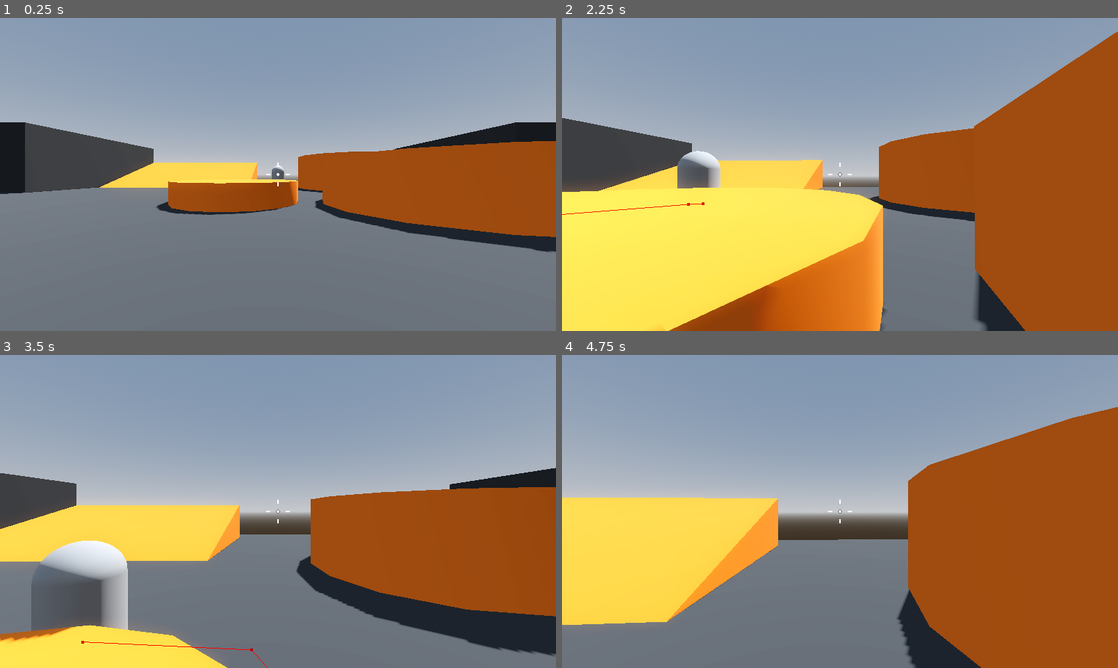
Above: before the commit, frames 1-4 (two rows, left to right).
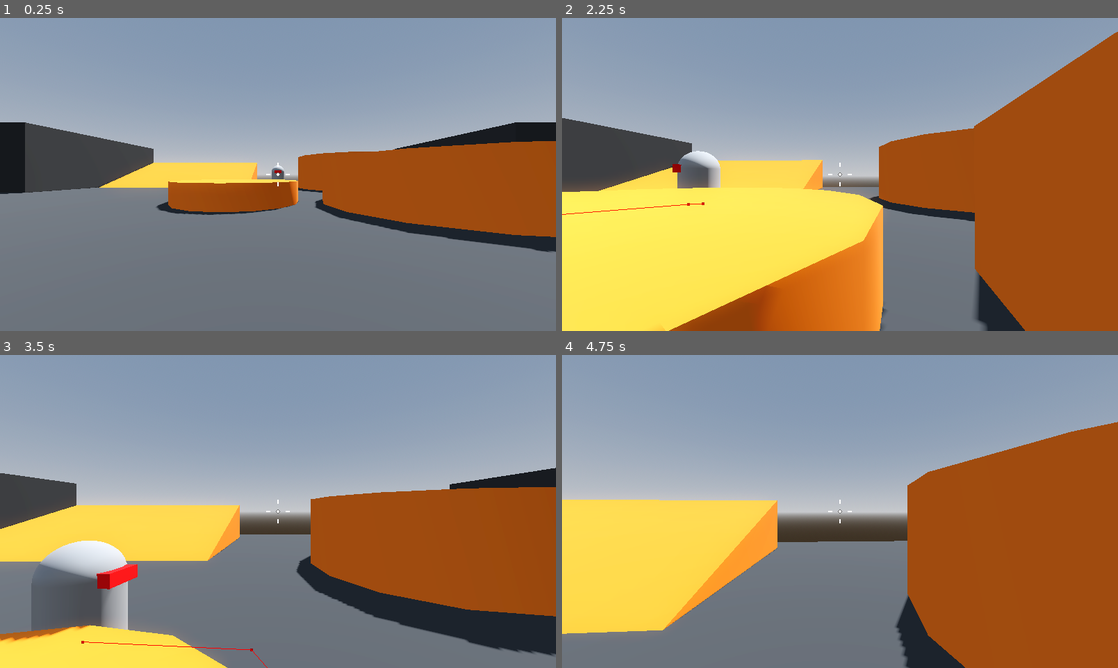
Above: after the commit, the same moments.

Repository: BlizniukDM/robo-rampage
Game: Godot game, scene res://levels/sand_box.tscn
Two runs of this game, one before a commit and one after it. Both use one fixed random seed, a clock stepped at 60 frames per second and the inputs below.
Inputs (mouse positions are in pixels of both pictures, inside the frame that each line leads up to):
- Up to frame 1 (0.25 s): no input
- Up to frame 2 (2.25 s): tap Enter at 0.5 s; move the mouse to (834, 180) at 0.52 s; hold W (forward) from 0.53 s (still down); tap Space (jump) at 0.77, 1.52 s; move the mouse to (878, 177) at 1.27 s; move the mouse to (795, 171) at 2.02 s
- Up to frame 3 (3.5 s): move the mouse to (283, 511) at 2.77 s; release W (forward) at 2.78 s; hold A (left) from 2.78 s (still down); tap Space (jump) at 3.02 s
- Up to frame 4 (4.75 s): move the mouse to (817, 505) at 3.52 s; release A (left) at 3.53 s; hold W (forward) from 3.53 s (still down); tap Space (jump) at 3.77, 4.52 s; move the mouse to (867, 511) at 4.27 s

The runs differ from the first frame. In frame 1, less than 0.1% of the frame differs, in the area x 49-51%, y 48-50%; in frame 2, less than 0.1%; in frame 3, 0.4%; in frame 4, 3.3%, in the area x 0-100%, y 16-100%.

Commit message:
Enemy attacks

Diff:
--- a/enemy/enemy.gd
+++ b/enemy/enemy.gd
@@ -5,7 +5,11 @@
 const JUMP_VELOCITY = 4.5
 
 
+@export var attack_range : float
+
+
 @onready var navigation_agent_3d: NavigationAgent3D = $NavigationAgent3D
+@onready var animation_player: AnimationPlayer = $AnimationPlayer
 
 
 var player : CharacterBody3D
@@ -23,6 +27,7 @@
 
 func _process(_delta: float) -> void:
     if provoked:
+
         navigation_agent_3d.target_position = player.global_position
 
 
@@ -37,7 +42,13 @@
     if distance <= aggro_range:
         provoked = true
 
+    if provoked:
+        if distance <= attack_range:
+            animation_player.play("attack")
+
+
     if direction:
+        look_at_target(direction)
         velocity.x = direction.x * SPEED
         velocity.z = direction.z * SPEED
     else:
@@ -45,3 +56,13 @@
         velocity.z = move_toward(velocity.z, 0, SPEED)
 
     move_and_slide()
+
+
+func look_at_target(direction : Vector3) -> void:
+    var adjusted_direction = direction
+    adjusted_direction.y = 0
+    look_at(global_position + adjusted_direction, Vector3.UP, true)
+
+
+func attack() -> void:
+    print("Attack!")
--- a/enemy/enemy.tscn
+++ b/enemy/enemy.tscn
@@ -6,8 +6,114 @@
 
 [sub_resource type="CapsuleShape3D" id="CapsuleShape3D_hosrs"]
 
+[sub_resource type="StandardMaterial3D" id="StandardMaterial3D_dihb1"]
+albedo_color = Color(1, 0, 0, 1)
+
+[sub_resource type="BoxMesh" id="BoxMesh_ciutg"]
+size = Vector3(0.5, 0.2, 0.2)
+
+[sub_resource type="Animation" id="Animation_o0xg3"]
+resource_name = "attack"
+length = 0.5
+tracks/0/type = "value"
+tracks/0/imported = false
+tracks/0/enabled = true
+tracks/0/path = NodePath("MeshInstance3D2:position")
+tracks/0/interp = 1
+tracks/0/loop_wrap = true
+tracks/0/keys = {
+"times": PackedFloat32Array(0, 0.2, 0.5),
+"transitions": PackedFloat32Array(-2, -2, -2),
+"update": 0,
+"values": [Vector3(2.08165e-12, 0.5, 0.5), Vector3(2.08165e-12, 0.5, 0.6), Vector3(2.08165e-12, 0.5, 0.5)]
+}
+tracks/1/type = "value"
+tracks/1/imported = false
+tracks/1/enabled = true
+tracks/1/path = NodePath("MeshInstance3D2:scale")
+tracks/1/interp = 1
+tracks/1/loop_wrap = true
+tracks/1/keys = {
+"times": PackedFloat32Array(0, 0.2, 0.5),
+"transitions": PackedFloat32Array(-2, -2, -2),
+"update": 0,
+"values": [Vector3(1, 1, 1), Vector3(2, 2, 2), Vector3(1, 1, 1)]
+}
+tracks/2/type = "value"
+tracks/2/imported = false
+tracks/2/enabled = true
+tracks/2/path = NodePath("MeshInstance3D2:material_override:albedo_color")
+tracks/2/interp = 1
+tracks/2/loop_wrap = true
+tracks/2/keys = {
+"times": PackedFloat32Array(0, 0.2, 0.5),
+"transitions": PackedFloat32Array(-2, -2, -2),
+"update": 0,
+"values": [Color(1, 0, 0, 1), Color(1, 1, 1, 1), Color(1, 0, 0, 1)]
+}
+tracks/3/type = "method"
+tracks/3/imported = false
+tracks/3/enabled = true
+tracks/3/path = NodePath(".")
+tracks/3/interp = 1
+tracks/3/loop_wrap = true
+tracks/3/keys = {
+"times": PackedFloat32Array(0.2),
+"transitions": PackedFloat32Array(1),
+"values": [{
+"args": [],
+"method": &"attack"
+}]
+}
+
+[sub_resource type="Animation" id="Animation_0waeo"]
+length = 0.001
+tracks/0/type = "value"
+tracks/0/imported = false
+tracks/0/enabled = true
+tracks/0/path = NodePath("MeshInstance3D2:position")
+tracks/0/interp = 1
+tracks/0/loop_wrap = true
+tracks/0/keys = {
+"times": PackedFloat32Array(0),
+"transitions": PackedFloat32Array(1),
+"update": 0,
+"values": [Vector3(2.08165e-12, 0.5, 0.5)]
+}
+tracks/1/type = "value"
+tracks/1/imported = false
+tracks/1/enabled = true
+tracks/1/path = NodePath("MeshInstance3D2:scale")
+tracks/1/interp = 1
+tracks/1/loop_wrap = true
+tracks/1/keys = {
+"times": PackedFloat32Array(0),
+"transitions": PackedFloat32Array(1),
+"update": 0,
+"values": [Vector3(1, 1, 1)]
+}
+tracks/2/type = "value"
+tracks/2/imported = false
+tracks/2/enabled = true
+tracks/2/path = NodePath("MeshInstance3D2:material_override:albedo_color")
+tracks/2/interp = 1
+tracks/2/loop_wrap = true
+tracks/2/keys = {
+"times": PackedFloat32Array(0),
+"transitions": PackedFloat32Array(1),
+"update": 0,
+"values": [Color(1, 0, 0, 1)]
+}
+
+[sub_resource type="AnimationLibrary" id="AnimationLibrary_pjv1g"]
+_data = {
+"RESET": SubResource("Animation_0waeo"),
+"attack": SubResource("Animation_o0xg3")
+}
+
 [node name="Enemy" type="CharacterBody3D"]
 script = ExtResource("1_ge2vs")
+attack_range = 1.5
 
 [node name="MeshInstance3D" type="MeshInstance3D" parent="."]
 mesh = SubResource("CapsuleMesh_4nhga")
@@ -17,3 +123,13 @@
 
 [node name="NavigationAgent3D" type="NavigationAgent3D" parent="."]
 debug_enabled = true
+
+[node name="MeshInstance3D2" type="MeshInstance3D" parent="."]
+transform = Transform3D(1, 0, 0, 0, 1, 0, 0, 0, 1, 2.08165e-12, 0.5, 0.5)
+material_override = SubResource("StandardMaterial3D_dihb1")
+mesh = SubResource("BoxMesh_ciutg")
+
+[node name="AnimationPlayer" type="AnimationPlayer" parent="."]
+libraries = {
+"": SubResource("AnimationLibrary_pjv1g")
+}
--- a/levels/sand_box.tscn
+++ b/levels/sand_box.tscn
@@ -48,7 +48,7 @@
 
 [node name="----- LevelObjects -----" type="Node" parent="NavigationRegion3D"]
 
-[node name="Platform" type="CSGBox3D" parent="NavigationRegion3D/----- LevelObjects -----"]
+[node name="Platform1" type="CSGBox3D" parent="NavigationRegion3D/----- LevelObjects -----"]
 transform = Transform3D(-4.37114e-08, 0, 1, 0, 1, 0, -1, 0, -4.37114e-08, -16.4945, 0.5, 0.169671)
 use_collision = true
 material = ExtResource("2_k7icp")
Not shown: 1 places in enemy/enemy.tscn that only renumber resources
